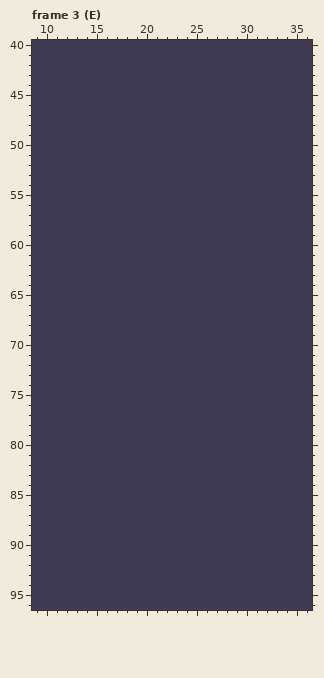
Two versions of one pixel-art file, character_walking.aseprite. That is the earlier state.
128x128 pixels, 16 frames. Colours within 5 levels of each other are drawn and written as one. Shown: frame 3 (E): x 9..36, y 40..96. The commit also changed other frames or places, which this record leaves out.
After the commit:
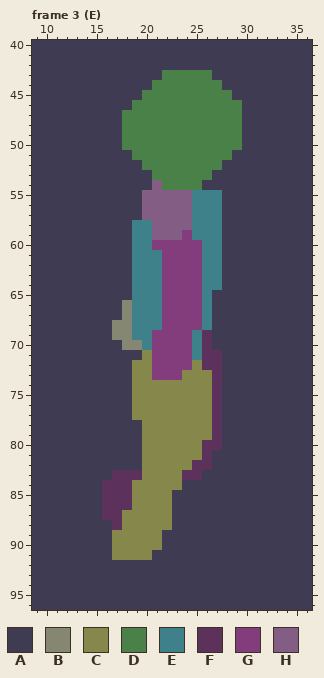
Palette (. is transparent): A #3e3b52  B #868772  C #86874b  D #498149  E #3e818b  F #5c325d  G #833c7c  H #835d84
From old to new:
layer "Layer 1" added
layer "Animation" opacity 44% added
layer "Background" removed
--- frame 3 (E), layer "Animation"
@@ x 14..31 @@
 42 AAAAAAAAAAAAAAAAAA
-43 AAAAAAAAAAAAAAAAAA
-44 AAAAAAAAAAAAAAAAAA
-45 AAAAAAAAAAAAAAAAAA
-46 AAAAAAAAAAAAAAAAAA
-47 AAAAAAAAAAAAAAAAAA
-48 AAAAAAAAAAAAAAAAAA
-49 AAAAAAAAAAAAAAAAAA
-50 AAAAAAAAAAAAAAAAAA
-51 AAAAAAAAAAAAAAAAAA
-52 AAAAAAAAAAAAAAAAAA
-53 AAAAAAAAAAAAAAAAAA
-54 AAAAAAAAAAAAAAAAAA
-55 AAAAAAAAAAAAAAAAAA
-56 AAAAAAAAAAAAAAAAAA
-57 AAAAAAAAAAAAAAAAAA
-58 AAAAAAAAAAAAAAAAAA
-59 AAAAAAAAAAAAAAAAAA
-60 AAAAAAAAAAAAAAAAAA
-61 AAAAAAAAAAAAAAAAAA
-62 AAAAAAAAAAAAAAAAAA
-63 AAAAAAAAAAAAAAAAAA
-64 AAAAAAAAAAAAAAAAAA
-65 AAAAAAAAAAAAAAAAAA
-66 AAAAAAAAAAAAAAAAAA
-67 AAAAAAAAAAAAAAAAAA
-68 AAAAAAAAAAAAAAAAAA
-69 AAAAAAAAAAAAAAAAAA
-70 AAAAAAAAAAAAAAAAAA
-71 AAAAAAAAAAAAAAAAAA
-72 AAAAAAAAAAAAAAAAAA
-73 AAAAAAAAAAAAAAAAAA
-74 AAAAAAAAAAAAAAAAAA
-75 AAAAAAAAAAAAAAAAAA
-76 AAAAAAAAAAAAAAAAAA
-77 AAAAAAAAAAAAAAAAAA
-78 AAAAAAAAAAAAAAAAAA
-79 AAAAAAAAAAAAAAAAAA
-80 AAAAAAAAAAAAAAAAAA
-81 AAAAAAAAAAAAAAAAAA
-82 AAAAAAAAAAAAAAAAAA
-83 AAAAAAAAAAAAAAAAAA
-84 AAAAAAAAAAAAAAAAAA
-85 AAAAAAAAAAAAAAAAAA
-86 AAAAAAAAAAAAAAAAAA
-87 AAAAAAAAAAAAAAAAAA
-88 AAAAAAAAAAAAAAAAAA
-89 AAAAAAAAAAAAAAAAAA
-90 AAAAAAAAAAAAAAAAAA
-91 AAAAAAAAAAAAAAAAAA
+43 AAAAAAAADDDDDAAAAA
+44 AAAAAAADDDDDDDAAAA
+45 AAAAAADDDDDDDDDAAA
+46 AAAAADDDDDDDDDDDAA
+47 AAAADDDDDDDDDDDDAA
+48 AAAADDDDDDDDDDDDAA
+49 AAAADDDDDDDDDDDDAA
+50 AAAADDDDDDDDDDDDAA
+51 AAAAADDDDDDDDDDAAA
+52 AAAAAADDDDDDDDAAAA
+53 AAAAAAADDDDDDAAAAA
+54 AAAAAAAHDDDDAAAAAA
+55 AAAAAAHHHHHEEEAAAA
+56 AAAAAAHHHHHEEEAAAA
+57 AAAAAAHHHHHEEEAAAA
+58 AAAAAEEHHHHEEEAAAA
+59 AAAAAEEHHHGEEEAAAA
+60 AAAAAEEGGGGGEEAAAA
+61 AAAAAEEEGGGGEEAAAA
+62 AAAAAEEEGGGGEEAAAA
+63 AAAAAEEEGGGGEEAAAA
+64 AAAAAEEEGGGGEEAAAA
+65 AAAAAEEEGGGGEAAAAA
+66 AAAABEEEGGGGEAAAAA
+67 AAAABEEEGGGGEAAAAA
+68 AAABBEEEGGGGEAAAAA
+69 AAABBEEGGGGEFAAAAA
+70 AAAABBEGGGGEFAAAAA
+71 AAAAAACGGGGEFFAAAA
+72 AAAAACCGGGGCFFAAAA
+73 AAAAACCGGGCCCFAAAA
+74 AAAAACCCCCCCCFAAAA
+75 AAAAACCCCCCCCFAAAA
+76 AAAAACCCCCCCCFAAAA
+77 AAAAACCCCCCCCFAAAA
+78 AAAAAACCCCCCCFAAAA
+79 AAAAAACCCCCCCFAAAA
+80 AAAAAACCCCCCFFAAAA
+81 AAAAAACCCCCCFAAAAA
+82 AAAAAACCCCCFFAAAAA
+83 AAAFFFCCCCFFAAAAAA
+84 AAFFFCCCCCAAAAAAAA
+85 AAFFFCCCCAAAAAAAAA
+86 AAFFFCCCCAAAAAAAAA
+87 AAFFCCCCCAAAAAAAAA
+88 AAAFCCCCCAAAAAAAAA
+89 AAACCCCCAAAAAAAAAA
+90 AAACCCCCAAAAAAAAAA
+91 AAACCCCAAAAAAAAAAA
 92 AAAAAAAAAAAAAAAAAA
